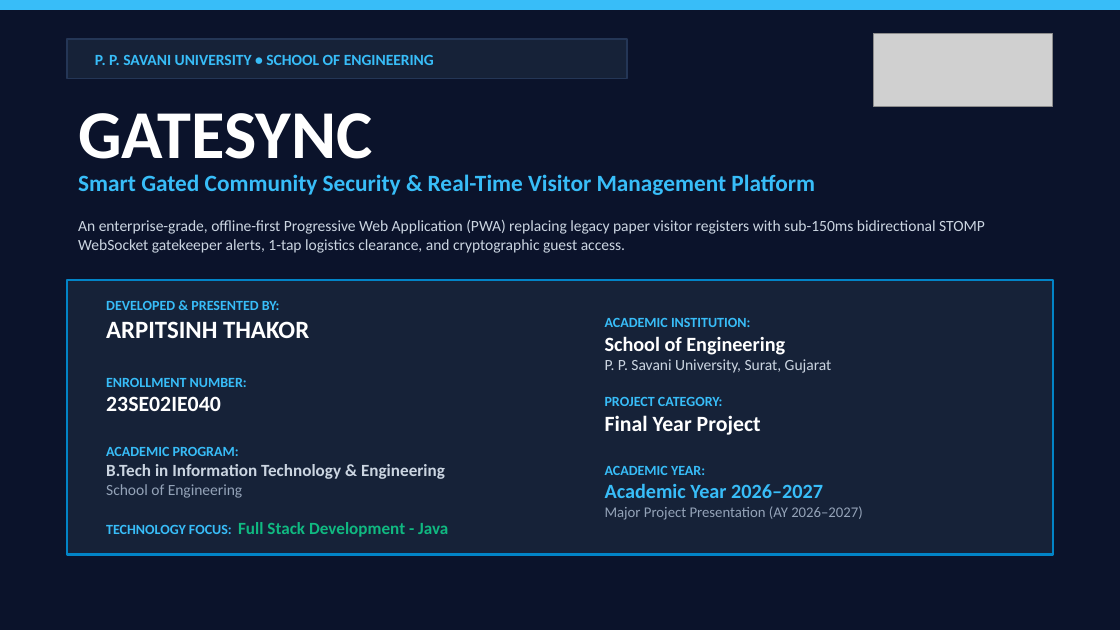
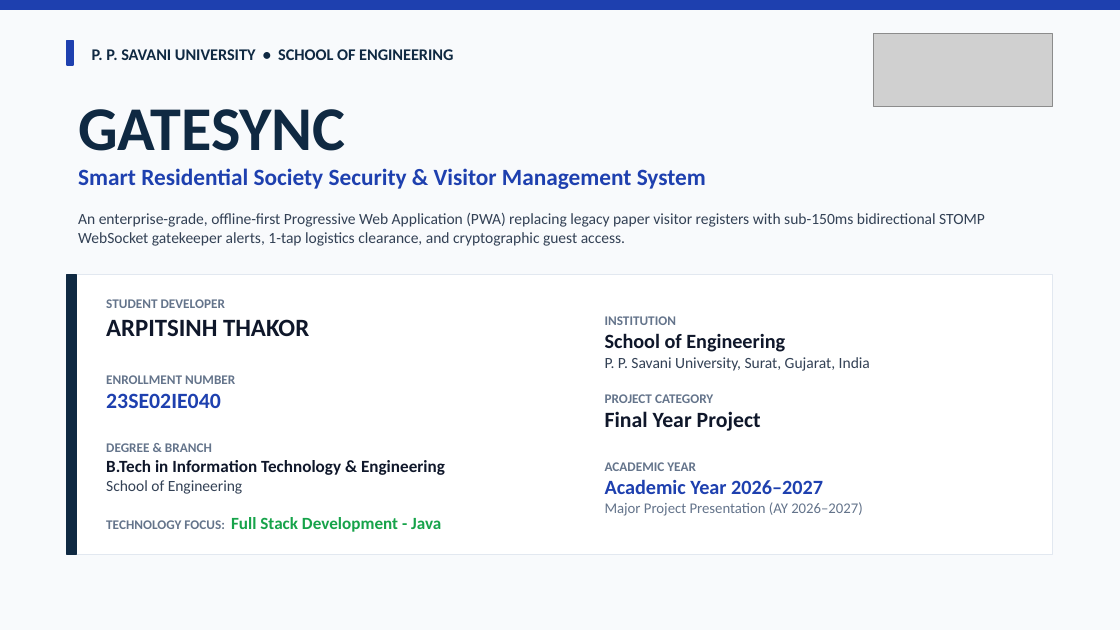
Before and after one commit to arpitthakor28/sms1, a slide deck: slide 1 of GateSync_Project_Presentation.pptx. Drawn at 1120x630 pixels with LibreOffice and Linux fonts; fonts in the diff are those of the drawing; grey boxes stand for pictures. Boxes give left, top, right and bottom in pixels: in the first picture for what was removed or moved away, otherwise in the second. Text is boxed around its words. In the diff, an @@ line names an element or a change of style, - is before the commit and + after.

Commit message:
Deliver White Background Presentation with full technical context, School of Engineering, Final Year Project, AY 2026-2027

```diff
--- a/GateSync_Project_Presentation.pptx
+++ b/GateSync_Project_Presentation.pptx
@@ background #0B132B to #F8FAFC @@
@@ rectangle at <box>0,0,1120,9</box>: fill #38BDF8 to #1E40AF; outline #38BDF8 1 pt to #1E40AF 1 pt @@
@@ rectangle removed at <box>67,39,627,78</box> @@
@@ rectangle added at <box>67,40,73,65</box>, fill #1E40AF, outline #1E40AF 1 pt @@
@@ text "P. P. SAVANI UNIVERSITY • ..." at <box>92,49,453,60</box>: size 10 to 10.5 pt, text colour #38BDF8 to #0F2942 @@
@@ text "GATESYNC" at <box>78,109,345,151</box>: size 44 to 40 pt, text colour #FFFFFF to #0F2942 @@
@@ text at <box>78,168,706,189</box>: text changed; text colour #38BDF8 to #1E40AF @@
-Smart Gated Community Security & Real-Time Visitor Management Platform
+Smart Residential Society Security & Visitor Management System
@@ text "An enterprise-grade, offline-first Progressive Web ...": place and size @@
-text "An enterprise-grade, offline-first Progressive Web ..." at <box>78,220,985,253</box>
+text "An enterprise-grade, offline-first Progressive Web ..." at <box>78,213,985,246</box>
@@ text "An enterprise-grade, offline-first Progressive Web ..." at <box>78,213,985,246</box>: text colour #CBD5E1 to #334155 @@
@@ rectangle: place and size @@
-rectangle at <box>67,280,1053,554</box>
+rectangle at <box>67,274,1053,554</box>
@@ rectangle at <box>67,274,1053,554</box>: fill #162238 to #FFFFFF; outline #0284C7 1.5 pt to #E2E8F0 1 pt @@
@@ rectangle added at <box>67,274,76,554</box>, fill #0F2942, outline #0F2942 1 pt @@
@@ text at <box>106,299,445,532</box>: text changed; size 9 to 11 pt; text colour #38BDF8 to #64748B @@
-DEVELOPED & PRESENTED BY:
-ARPITSINH THAKOR
-ENROLLMENT NUMBER:
-23SE02IE040
-ACADEMIC PROGRAM:
-B.Tech in Information Technology & Engineering
-School of Engineering
-TECHNOLOGY FOCUS: Full Stack Development - Java
+STUDENT DEVELOPER
+ARPITSINH THAKOR
+ENROLLMENT NUMBER
+23SE02IE040
+DEGREE & BRANCH
+B.Tech in Information Technology & Engineering
+School of Engineering
+TECHNOLOGY FOCUS: Full Stack Development - Java
@@ text at <box>605,316,870,516</box>: text changed; size 9 to 13 pt; text colour #38BDF8 to #64748B @@
-ACADEMIC INSTITUTION:
-School of Engineering
-P. P. Savani University, Surat, Gujarat
-PROJECT CATEGORY:
-Final Year Project
-ACADEMIC YEAR:
-Academic Year 2026–2027
-Major Project Presentation (AY 2026–2027)
+INSTITUTION
+School of Engineering
+P. P. Savani University, Surat, Gujarat, India
+PROJECT CATEGORY
+Final Year Project
+ACADEMIC YEAR
+Academic Year 2026–2027
+Major Project Presentation (AY 2026–2027)
```
Also in this commit, not shown: 11 other slides changed, 7 other files.
